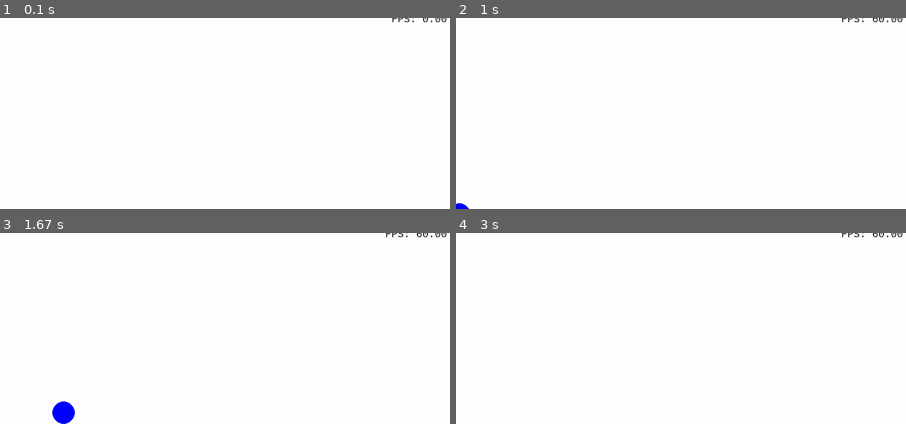
Above: before the commit, frames 1-4 (two rows, left to right).
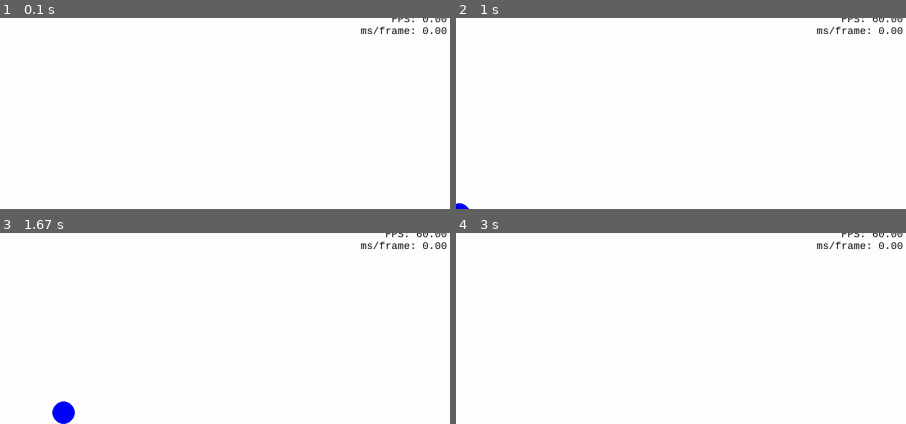
Above: after the commit, the same moments.

Repository: MarcellPerger1/game_with_pygame
Game: pygame game, started from main.py
Same seed, same stepped clock (60 frames per second), same inputs: the game is played once before the commit and once after it.
Inputs (mouse positions are % of the whole screen's width and height, from its top left):
- Up to frame 1 (0.1 s): no input
- Up to frame 2 (1 s): hold Right 0.33-0.8 s; hold Up from 0.83 s (still down)
- Up to frame 3 (1.67 s): release Up at 1.13 s; hold Right 1.17-1.63 s
- Up to frame 4 (3 s): hold Left 1.67-2.2 s; tap T at 1.82 s; click (46, 72) at 2.28 s; hold Down 2.57-2.87 s; move the mouse to (82, 62) at 2.6 s; hold Left from 2.9 s (still down)
The pictures show only the part of the screen within x 50-100%, y 2-52%; the shares and areas given below are measured in that part.

The runs differ from the first frame. In frame 1, 0.4% of the frame differs, in the area x 80-100%, y 4-9%; in frame 2, 0.4%; in frame 3, 0.4%; in frame 4, 0.4%.

Commit message:
feat: Add milliseconds per frame indicator

Diff:
--- a/main.py
+++ b/main.py
@@ -418,15 +418,16 @@
         super().__init__(None, text, Vec2(self.screen.get_width() - 5, 5))
 
     def render_text(self) -> pg.Surface:
-        return self.fonts.monospace.render(
-            self.text, True, pg.color.Color('black'))
+        return render_text(self.fonts.monospace, self.text, True,
+                           pg.color.Color('black'), justify='right')
 
     def get_rect(self) -> pg.Rect:
         return self.surf.get_rect(topright=self.pos)
 
     def update(self, *args: Any, **kwargs: Any) -> None:
         if self.curr_tick % 5 == 1:
-            self.set_text(f'FPS: {self.game.clock.get_fps():.2f}')
+            self.set_text(f'FPS: {self.game.clock.get_fps():.2f}\n'
+                          f'ms/frame: {self.game.frame_time*1000:.2f}')
 
 
 class Tutorial(UsesGame):
